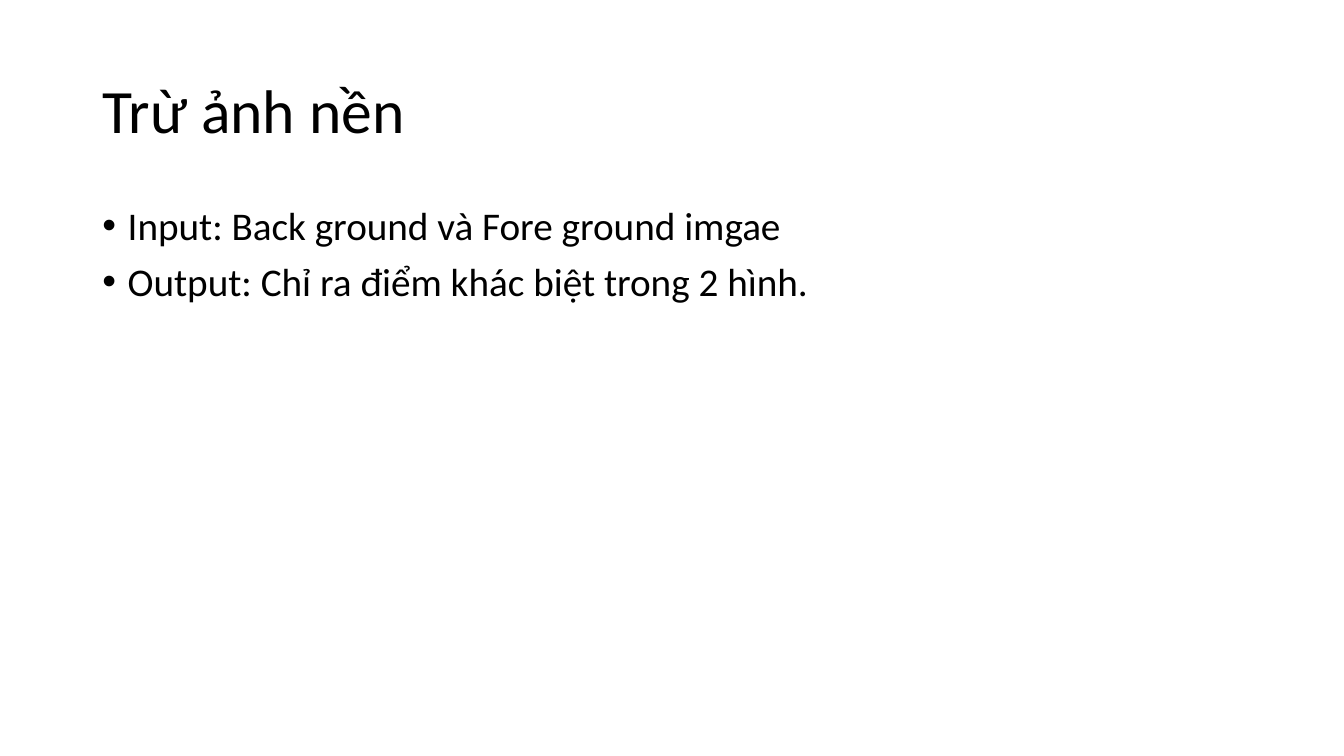
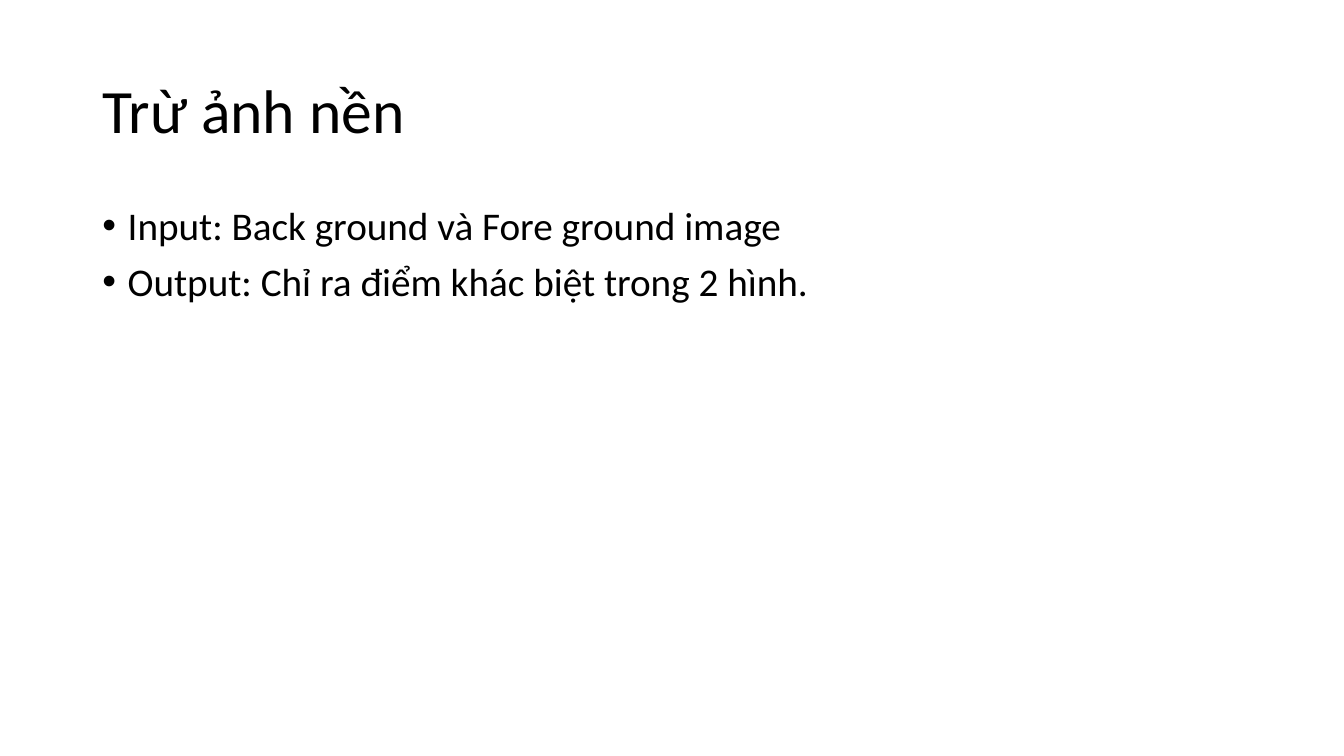
Before and after one commit to levinhhoang16/PyOpenCVCourse, a slide deck: slide 32 of Lecture/[02[OpenCVCoBan.pptx. Drawn at 1344x756 pixels with LibreOffice and Linux fonts; fonts in the diff are those of the drawing. Boxes give left, top, right and bottom in pixels: in the first picture for what was removed or moved away, otherwise in the second. Text is boxed around its words. In the diff, an @@ line names an element or a change of style, - is before the commit and + after.

```diff
--- a/Lecture/[02[OpenCVCoBan.pptx
+++ b/Lecture/[02[OpenCVCoBan.pptx
@@ text at [128, 212, 781, 247]: text changed @@
-• Input: Back ground và Fore ground imgae
+• Input: Back ground và Fore ground image
```
Also in this commit, not shown: 1 other file.
